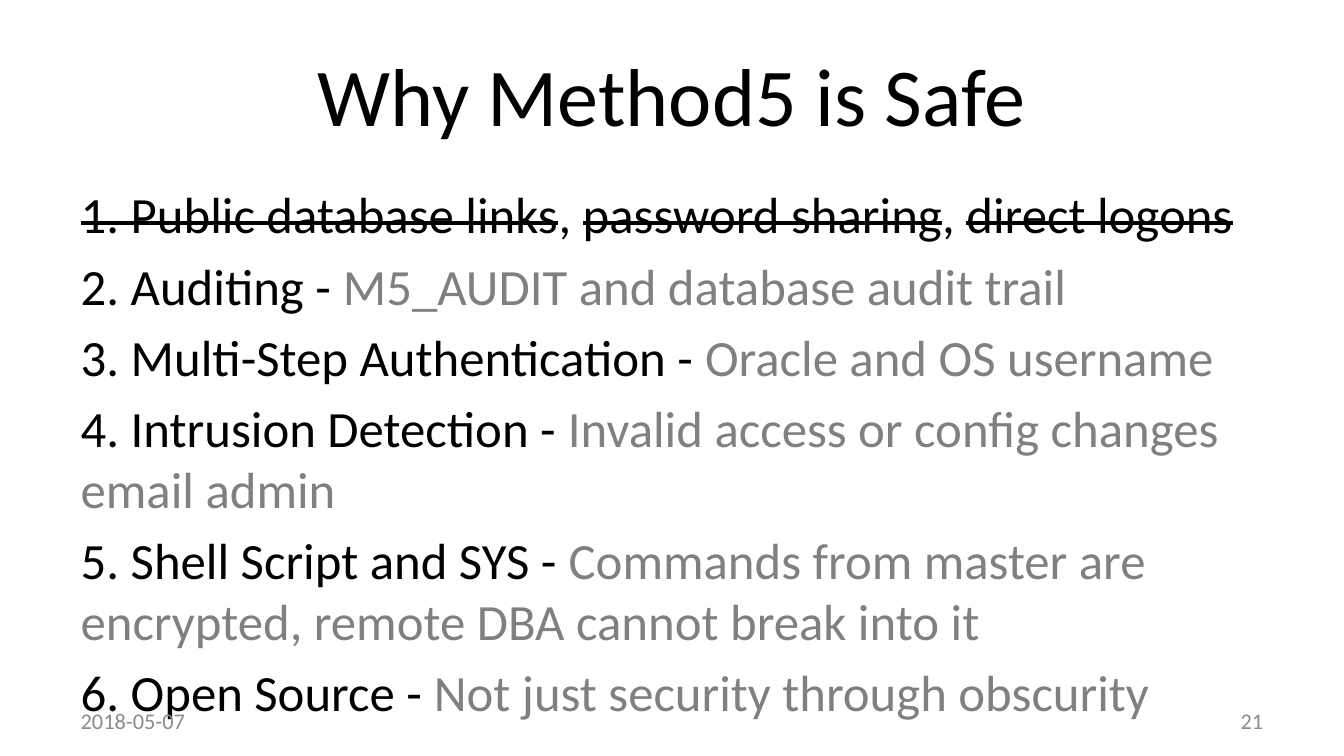
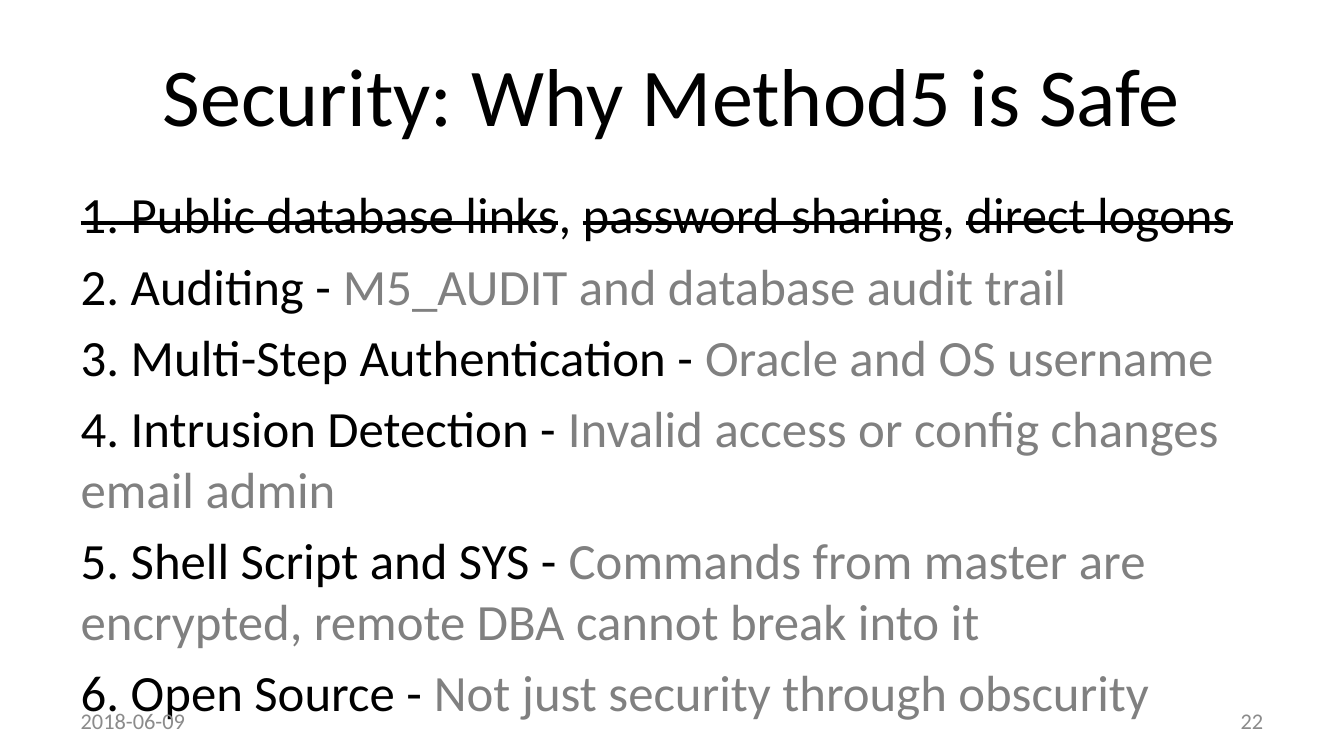
Before and after one commit to method5/method5.github.io, a slide deck: slide 22 of presentations/Method5 Remote Execution - KSCOPE 18 Jon Heller.pptx (slide 21 before the commit). Drawn at 1344x756 pixels with LibreOffice and Linux fonts; fonts in the diff are those of the drawing; background and template pictures are left out. Boxes give left, top, right and bottom in pixels: in the first picture for what was removed or moved away, otherwise in the second. Text is boxed around its words. In the diff, an @@ line names an element or a change of style, - is before the commit and + after.

```diff
--- a/presentations/Method5 Remote Execution - KSCOPE 18 Jon Heller.pptx
+++ b/presentations/Method5 Remote Execution - KSCOPE 18 Jon Heller.pptx
@@ title at [163,69,1179,140]: text changed @@
-Why Method5 is Safe
+Security: Why Method5 is Safe
@@ text at [81,710,185,729]: text changed @@
-2018-05-07
+2018-06-09
@@ page number at [1241,714,1264,729]: text changed @@
-21
+22
```
Also in this commit, not shown: 22 other slides changed, 3 slides added, 2 slides removed.
